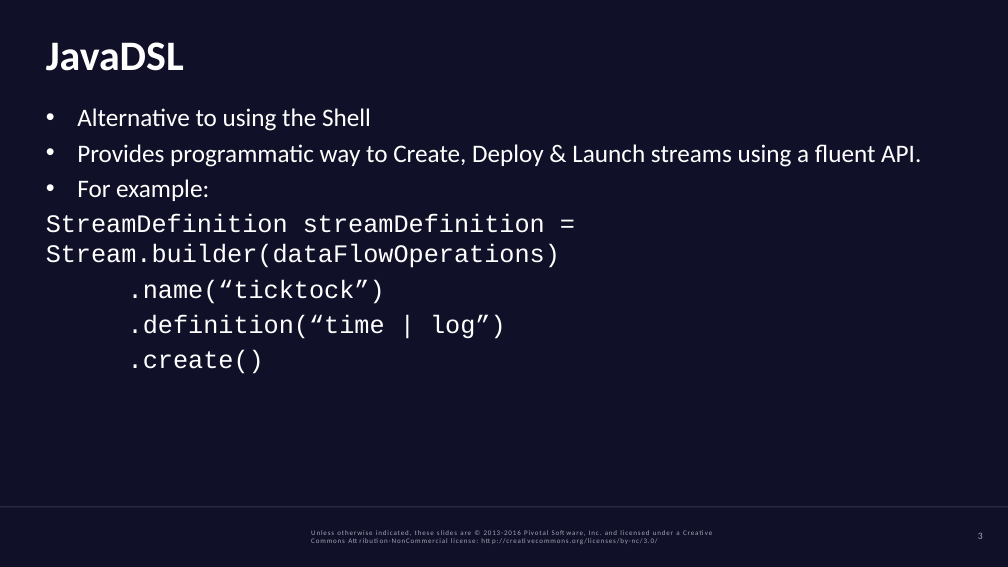
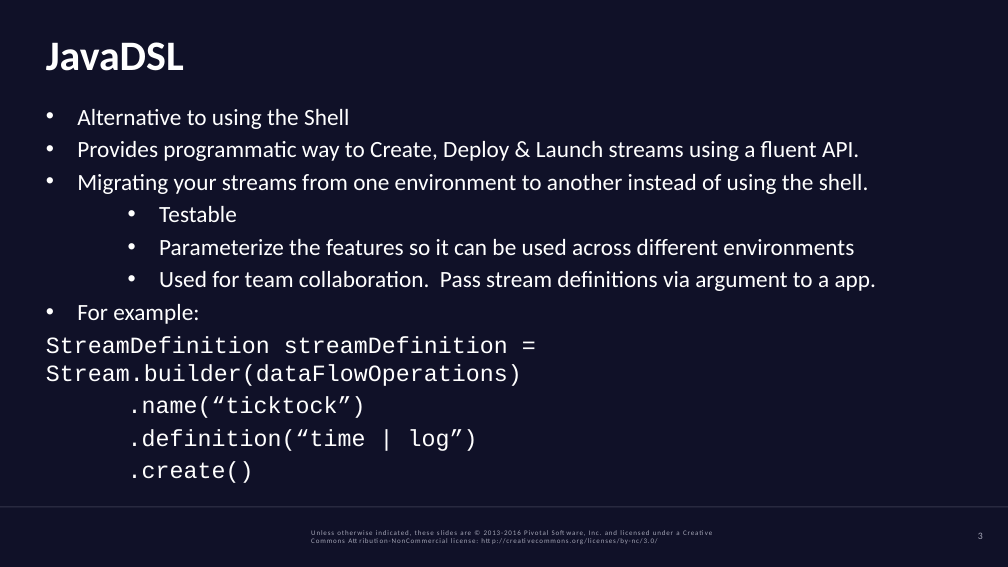
Before and after one commit to cppwfs/S1P2017, a slide deck: slide 3 of whatsnew.pptx. Drawn at 1008x567 pixels with LibreOffice and Linux fonts; fonts in the diff are those of the drawing; background and template pictures are left out. Boxes give left, top, right and bottom in pixels: in the first picture for what was removed or moved away, otherwise in the second. Text is boxed around its words. In the diff, an @@ line names an element or a change of style, - is before the commit and + after.

Commit message:
Updated slide deck

```diff
--- a/whatsnew.pptx
+++ b/whatsnew.pptx
@@ text at (46, 109, 859, 483): size 18 to 16.6 pt in "Alternative to using the Shell", "Provides programmatic way to Create, Deploy & ...", "For example:", "StreamDefinition streamDefinition = Stream.builder(dataFlowO ..." and 3 more places @@
@@ text at (77, 174, 877, 291): paragraphs added @@
+• Migrating your streams from one environment to another instead of using the shell.
+  • Testable
+  • Parameterize the features so it can be used across different environments
+  • Used for team collaboration. Pass stream definitions via argument to a app.
```
Also in this commit, not shown: 1 other slide changed, 2 slides added.
